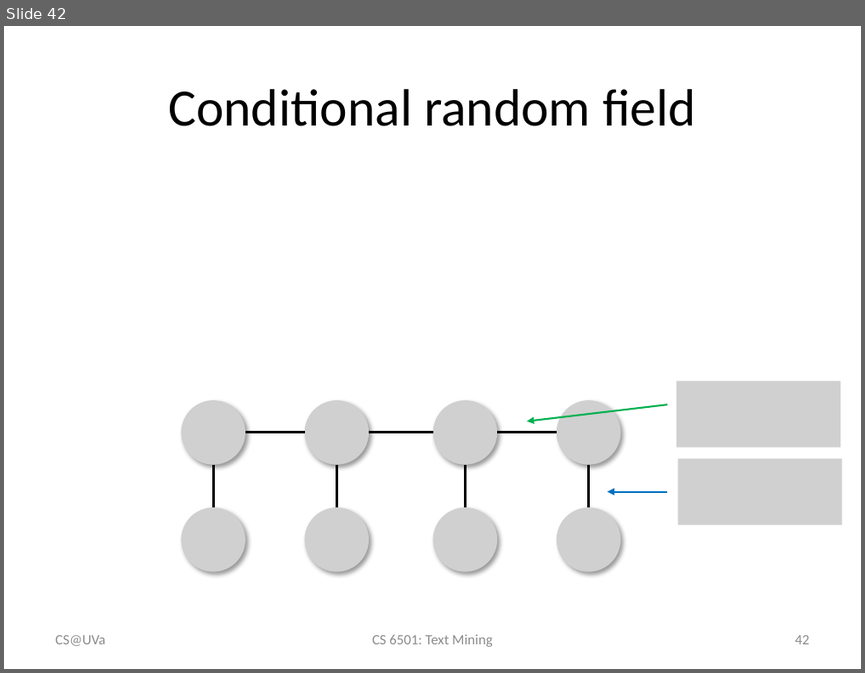
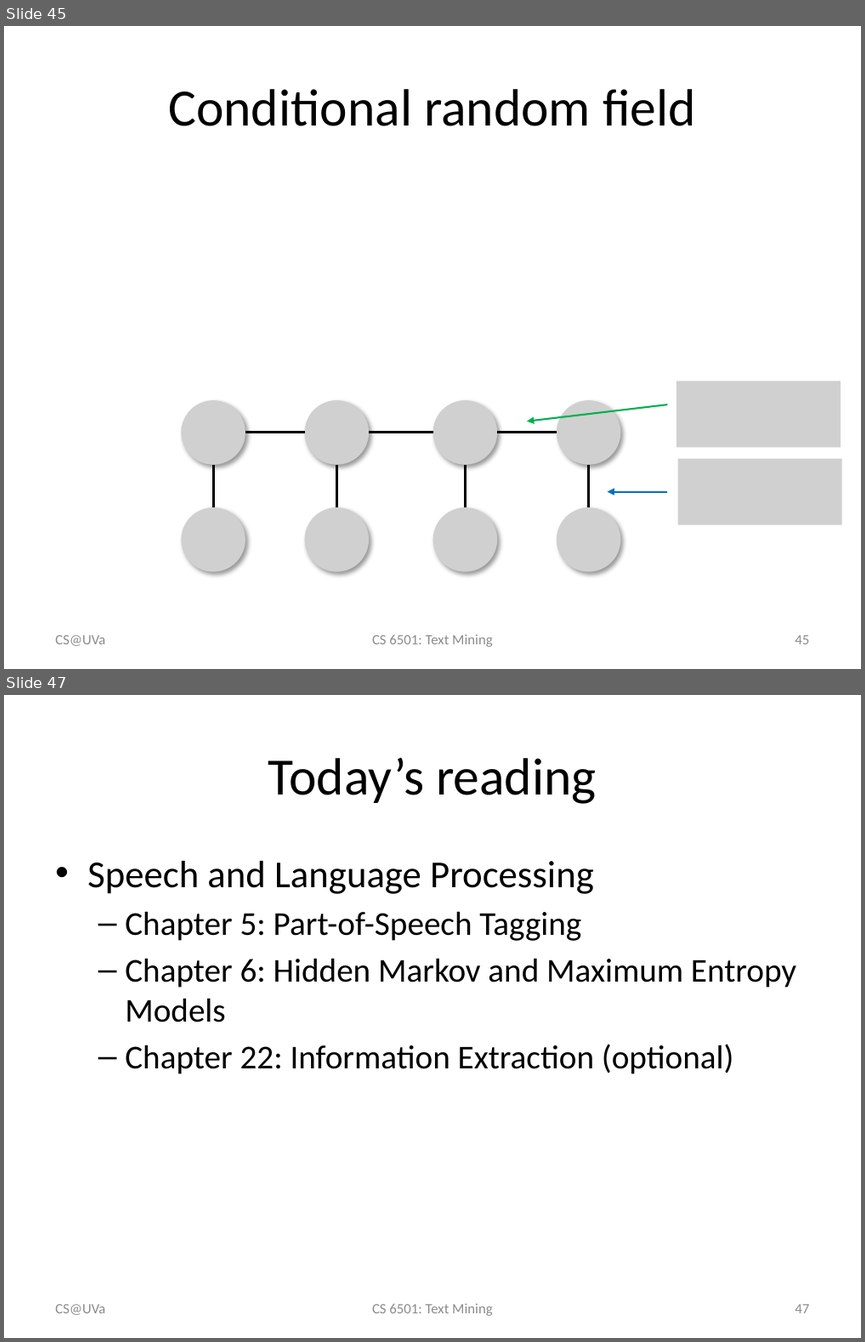
Before and after one commit to wang296/CS6501-Text-Mining, a slide deck: docs/POSTagging-SequenceLabeling.pptx. Shown one above the other, each under a label of ours: slide 42 before the commit, slides 45 and 47 after it; the slides between them are not shown. The pictures are 865x673 and 865x1342 pixels, drawn with LibreOffice and Linux fonts; fonts in the diff are those of the drawing; grey boxes stand for pictures. Boxes give left, top, right and bottom in pixels: in the first picture for what was removed or moved away, otherwise in the second. Text is boxed around its words. In the diff, an @@ line names an element or a change of style, - is before the commit and + after.

```diff
--- a/docs/POSTagging-SequenceLabeling.pptx
+++ b/docs/POSTagging-SequenceLabeling.pptx
@@ slide 47 added at box(4, 695, 861, 1338), background #FFFFFF @@
@@ title added at box(268, 758, 596, 804), 44 pt, text #000000 @@
+Today’s reading
@@ text added at box(87, 861, 796, 1074), 28 pt, text #000000 @@
+• Speech and Language Processing
+  – Chapter 5: Part-of-Speech Tagging
+  – Chapter 6: Hidden Markov and Maximum Entropy Models
+  – Chapter 22: Information Extraction (optional)
@@ text added at box(55, 1304, 105, 1315), 12 pt, text #8C8C8C @@
+CS@UVa
@@ text added at box(372, 1303, 493, 1315), 12 pt, text #8C8C8C @@
+CS 6501: Text Mining
@@ page number added at box(794, 1304, 809, 1313), 12 pt, text #8C8C8C @@
+47
@@ what was slide 42 is now slide 45 @@
@@ page number at box(794, 635, 809, 644): text changed @@
-42
+45
```
Also in this commit, not shown: 8 slides changed, 4 other slides added.
